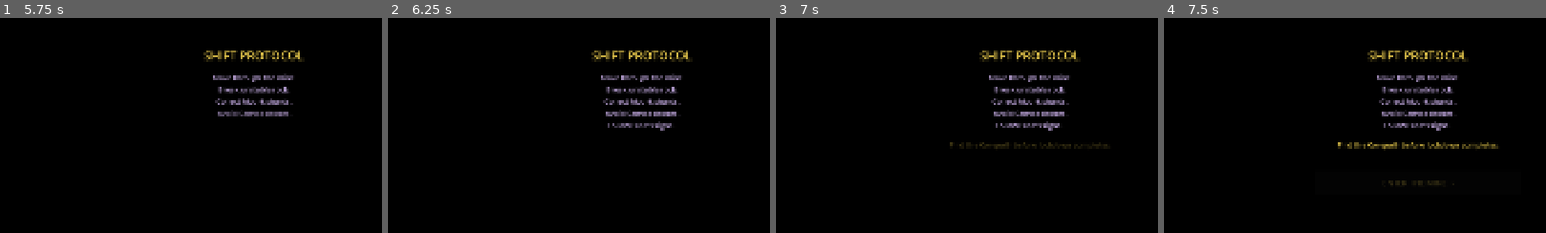
Above: before the commit, frames 1-4 (left to right).
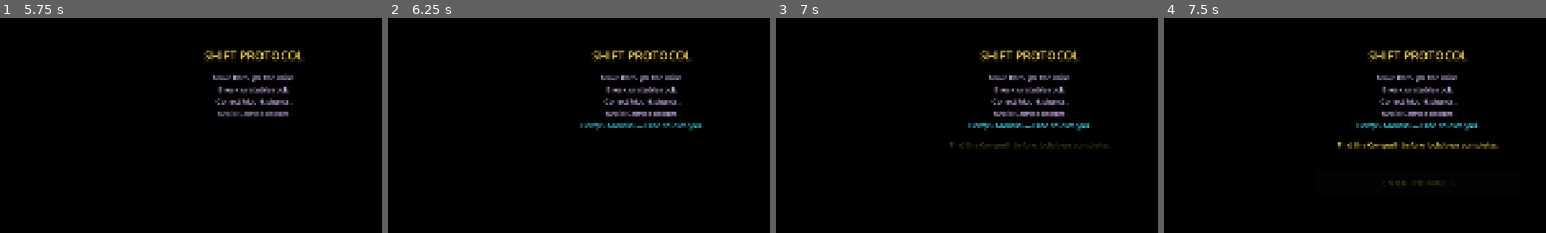
Above: after the commit, the same moments.

Repository: humeurworld-hash/echoveil-forme
Game: Godot game, scene res://main_menu.tscn
Same seed, same stepped clock (60 frames per second), same inputs: the game is played once before the commit and once after it. Sound files missing from this copy of the repository are replaced by a short silence.
Inputs (mouse positions are % of the whole screen's width and height, from its top left):
- Up to frame 1 (5.75 s): click "BEGIN SHIFT" at 0.5 s; click "SKIP ›" at 1.25 s; click "SKIP ›" at 2 s; tap Enter at 2.75 s; move the mouse to (72, 45) at 2.77 s; hold D (move_right) 2.78-4.28 s; tap E (break_power) at 2.85, 4.35 s; click (72, 45) at 2.92 s; tap Space (jump) at 3.02, 3.77, 4.25, 5.27 s; move the mouse to (30, 55) at 3.52 s; tap X (swing) at 3.6, 5.1 s; move the mouse to (60, 28) at 4.27 s; hold A (move_left) 4.28-5.03 s; move the mouse to (45, 70) at 5.02 s; hold D (move_right) from 5.03 s (still down); click (45, 70) at 5.17 s
- Up to frame 2 (6.25 s): keep holding D (move_right); tap Enter at 5.75 s; move the mouse to (80, 65) at 5.77 s; tap E (break_power) at 5.85 s; tap Space (jump) at 6.02 s
- Up to frame 3 (7 s): tap Space (jump) at 6.5, 6.77 s; move the mouse to (20, 35) at 6.52 s; release D (move_right) at 6.53 s; hold A (move_left) from 6.53 s (still down); tap X (swing) at 6.6 s
- Up to frame 4 (7.5 s): tap Enter at 7.25 s; move the mouse to (55, 50) at 7.27 s; release A (move_left) at 7.28 s; hold D (move_right) from 7.28 s (still down); tap E (break_power) at 7.35 s; click (55, 50) at 7.42 s
The pictures show only the part of the screen within x 17-67%, y 26-76%; the shares and areas given below are measured in that part.

Frame 1 is identical in both runs. In frame 2, 0.6% of the frame differs, in the area x 50-82%, y 48-53%; in frame 3, 0.7%; in frame 4, 0.7%.

Commit message:
Add Fuse shield mechanic — every 5 Mourks activates a shield
Collecting 5 Mourks triggers _activate_shield(): Fuse glows cyan,
a pulsing ring draws around Forme via _draw(). The next hit from a
drone or beam calls _break_shield() instead of dealing damage —
cyan screen flash, camera shake, Fuse reacts then dims back.
Shield recharges at each multiple of 5 shards collected.

shift_protocol: replaced "Follow Fuse's signal" with the actual
mechanic hint, shown in cyan to match the shield color.

Co-Authored-By: Claude Sonnet 4.6 <noreply@anthropic.com>

Diff:
--- a/player.gd
+++ b/player.gd
@@ -22,6 +22,11 @@
 var hit_cooldown: float = 0.0
 var stun_move_penalty: float = 0.0
 
+# Fuse shield — activates every 5 Mourks collected
+var fuse_shield := false
+var _shield_pulse := 0.0
+var _next_shield_at := 5
+
 @onready var body_sprite: AnimatedSprite2D = $AnimatedSprite2D
 @onready var fuse_sprite: AnimatedSprite2D = $FuseSprite
 @onready var camera: Camera2D = $Camera2D
@@ -61,7 +66,7 @@
 	fuse_sprite.play(&"blank")
 	fuse_sprite.modulate = Color(0.6, 0.6, 0.6, 1.0)
 
-func _process(_delta: float) -> void:
+func _process(delta: float) -> void:
 	if is_dead:
 		return
 	var time = Time.get_ticks_msec() / 1000.0
@@ -69,6 +74,25 @@
 	fuse_sprite.position.y = -55 + sin(time * 2.5) * 8
 	fuse_sprite.position.x = -50 if facing_right else 50
 	fuse_sprite.flip_h = not facing_right
+
+	# Shield charge check — every 5 Mourks earns a fresh shield
+	if not fuse_shield and shards_collected >= _next_shield_at:
+		_next_shield_at += 5
+		_activate_shield()
+
+	# Pulse the shield ring
+	if fuse_shield:
+		_shield_pulse += delta * 3.2
+		queue_redraw()
+
+func _draw() -> void:
+	if not fuse_shield:
+		return
+	var a := 0.22 + sin(_shield_pulse) * 0.12
+	var center := Vector2(-62, 10)
+	draw_circle(center, 70, Color(0.18, 0.82, 1.0, a * 0.55))
+	draw_arc(center, 70, 0, TAU, 40, Color(0.35, 1.0, 1.0, a + 0.18), 3.0)
+	draw_arc(center, 62, 0, TAU, 40, Color(0.55, 1.0, 1.0, a * 0.7), 1.5)
 
 func _physics_process(delta: float) -> void:
 	if is_dead:
@@ -140,6 +164,11 @@
 
 func hit_by_drone() -> void:
 	if hit_cooldown > 0 or is_dead:
+		return
+
+	# Fuse shield absorbs the hit
+	if fuse_shield:
+		_break_shield()
 		return
 
 	if hit_state == 0:
@@ -265,6 +294,31 @@
 	var resume = &"run" if abs(velocity.x) > 10 else &"idle"
 	body_sprite.play(resume)
 
+func _activate_shield() -> void:
+	fuse_shield = true
+	_shield_pulse = 0.0
+	queue_redraw()
+	fuse_sprite.modulate = Color(0.25, 0.92, 1.0, 1.0)
+	fuse_sprite.play(&"react")
+	_screen_flash(Color(0.18, 0.82, 1.0, 0.22))
+	await get_tree().create_timer(0.45).timeout
+	if not is_dead and fuse_shield:
+		fuse_sprite.play(&"blank")
+		fuse_sprite.modulate = Color(0.25, 0.92, 1.0, 1.0)   # stay cyan while shielded
+
+func _break_shield() -> void:
+	fuse_shield = false
+	hit_cooldown = 0.7
+	queue_redraw()
+	shake_camera(3.5, 0.2)
+	_screen_flash(Color(0.18, 0.82, 1.0, 0.45))
+	fuse_sprite.modulate = Color(1.0, 1.0, 1.0, 1.0)
+	fuse_sprite.play(&"react")
+	await get_tree().create_timer(0.5).timeout
+	if not is_dead:
+		fuse_sprite.play(&"blank")
+		fuse_sprite.modulate = Color(0.6, 0.6, 0.6, 1.0)
+
 func _lightning_strike() -> void:
 	can_break = false
 	GameState.lives = 0
--- a/shift_protocol.gd
+++ b/shift_protocol.gd
@@ -8,7 +8,7 @@
 	["Break unstable rock.",                     18, 0.78, 0.68, 0.90],
 	["Collect Mourk shards.",                    18, 0.78, 0.68, 0.90],
 	["Avoid Canvas drones.",                     18, 0.78, 0.68, 0.90],
-	["Follow Fuse's signal.",                    18, 0.78, 0.68, 0.90],
+	["Every 5 Mourks — Fuse shields you.",       18, 0.25, 0.92, 1.00],
 	["",                                         10, 0.0,  0.0,  0.0 ],
 	["Find the Corepath before lockdown completes.", 18, 0.91, 0.79, 0.30],
 ]
